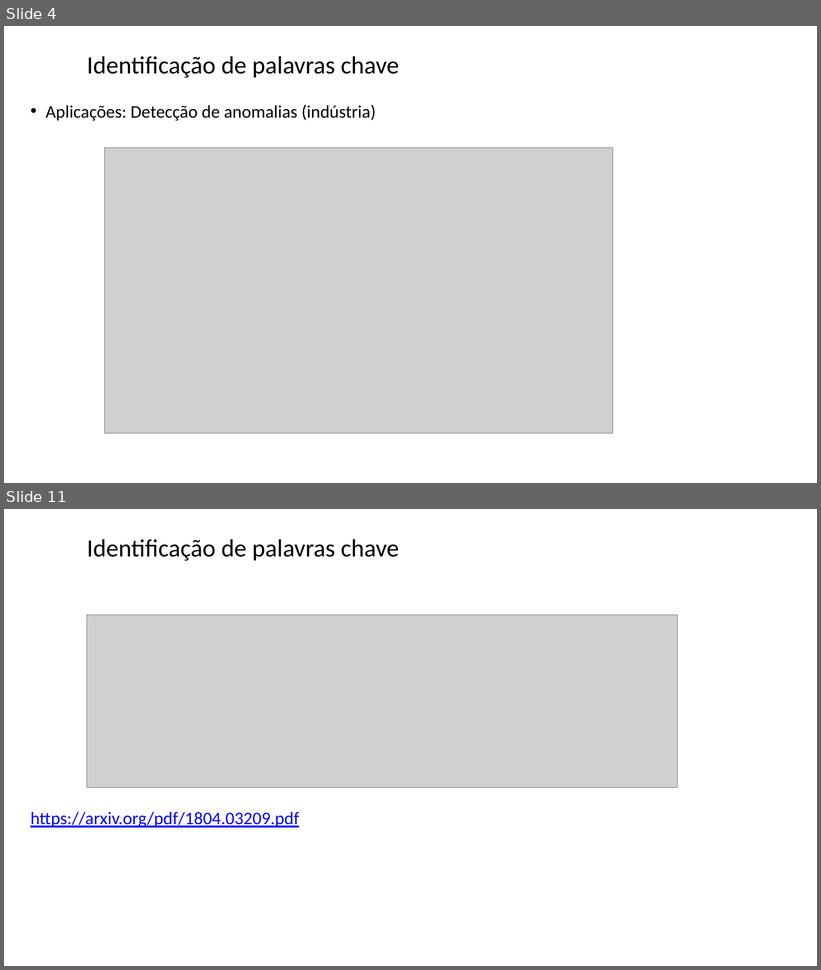
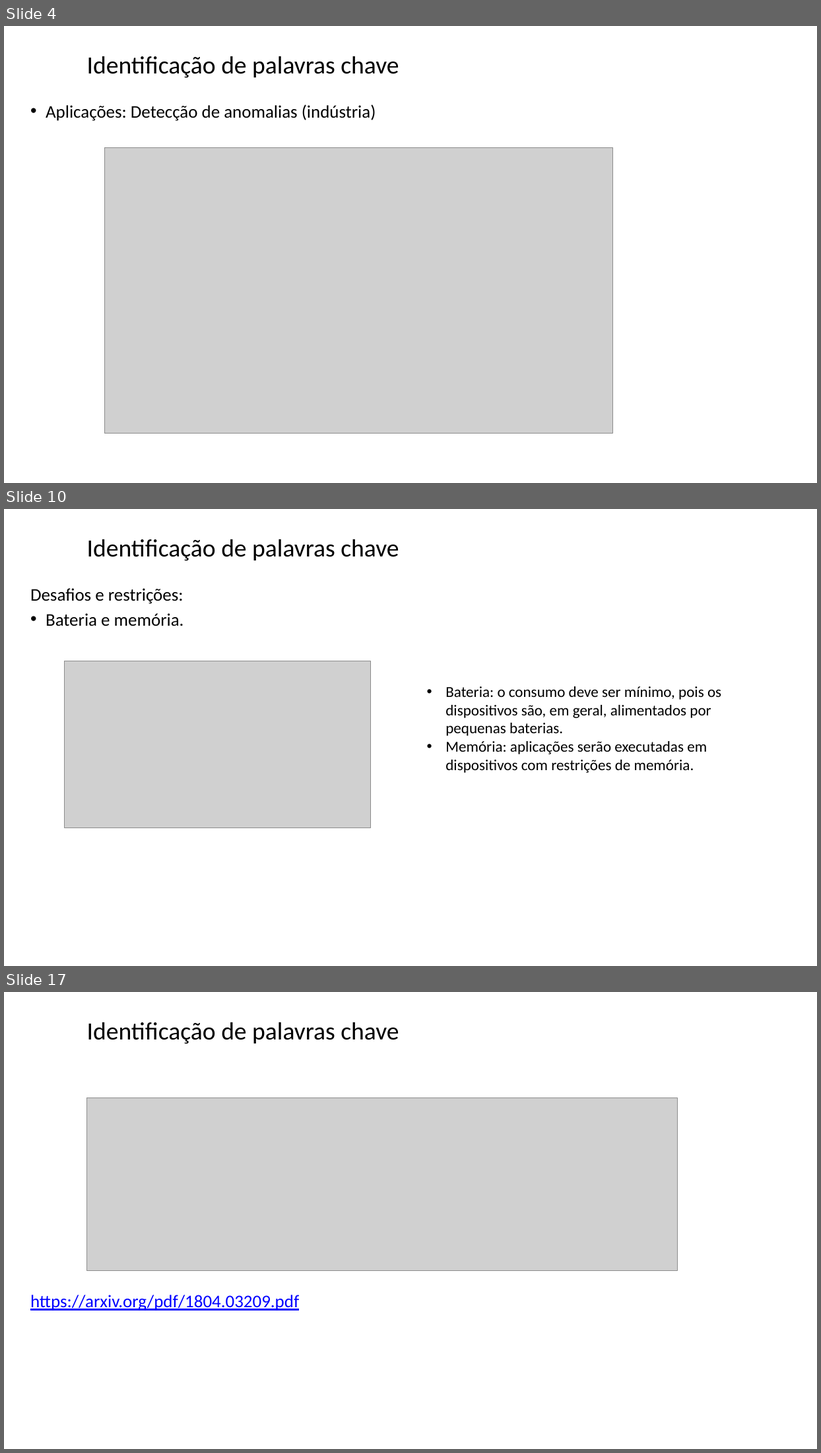
Before and after one commit to zz4fap/tp557-iot-ml, a slide deck: slides/TP557_17_identificação_palavras_chave.pptx. Shown one above the other, each under a label of ours: slides 4 and 11 before the commit, slides 4, 10 and 17 after it; the slides between them are not shown. The pictures are 821x970 and 821x1453 pixels, drawn with LibreOffice and Linux fonts; fonts in the diff are those of the drawing; grey boxes stand for pictures; background and template pictures are left out. Boxes give left, top, right and bottom in pixels: in the first picture for what was removed or moved away, otherwise in the second. Text is boxed around its words. In the diff, an @@ line names an element or a change of style, - is before the commit and + after.

```diff
--- a/slides/TP557_17_identificação_palavras_chave.pptx
+++ b/slides/TP557_17_identificação_palavras_chave.pptx
@@ slide 10 added at [4,509,817,966], background #FFFFFF @@
@@ title added at [87,539,399,561], 29.3 pt, text #000000 @@
+Identificação de palavras chave
@@ text added at [30,588,184,626], 21 pt, text #000000 @@
+Desafios e restrições:
+• Bateria e memória.
@@ picture added at [64,661,370,828] @@
@@ text added at [446,687,721,773], 18 pt, text #000000 @@
+• Bateria: o consumo deve ser mínimo, pois os dispositivos são, em geral, alimentados por pequenas baterias.
+• Memória: aplicações serão executadas em dispositivos com restrições de memória.
@@ what was slide 11 is now slide 17 @@
```
Also in this commit, not shown: 7 slides changed, 5 other slides added.
